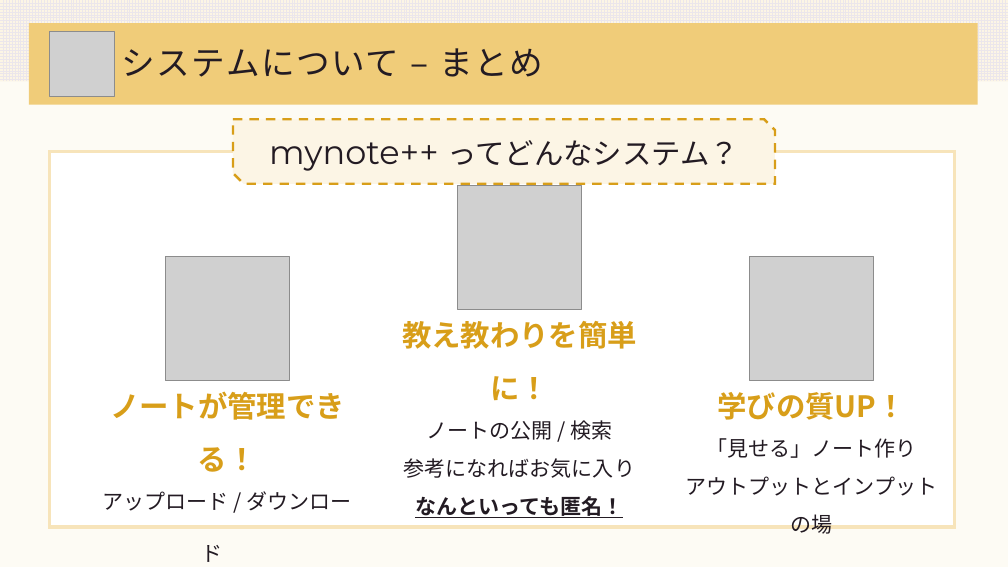
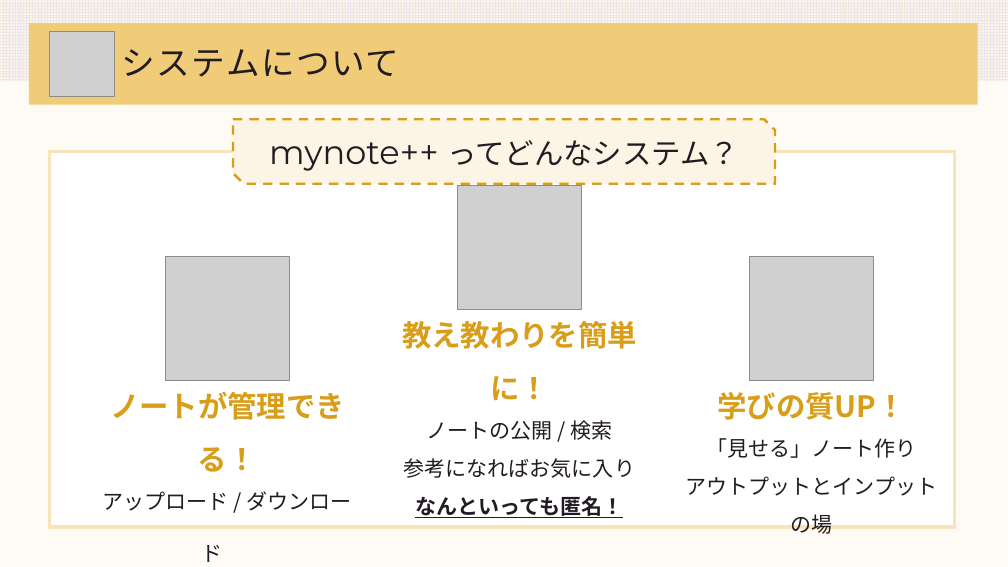
Before and after one commit to DOJO-2021/A-4, a slide deck: slide 9 of documents/worldMap発表資料改良.pptx (slide 8 before the commit). Drawn at 1008x567 pixels with LibreOffice and Linux fonts; fonts in the diff are those of the drawing; grey boxes stand for pictures. Boxes give left, top, right and bottom in pixels: in the first picture for what was removed or moved away, otherwise in the second. Text is boxed around its words. In the diff, an @@ line names an element or a change of style, - is before the commit and + after.

```diff
--- a/documents/worldMap発表資料改良.pptx
+++ b/documents/worldMap発表資料改良.pptx
@@ title at bbox=[122, 49, 400, 77]: text changed @@
-システムについて – まとめ
+システムについて
```
Also in this commit, not shown: 13 other slides changed, 6 slides added, 1 slide removed.
